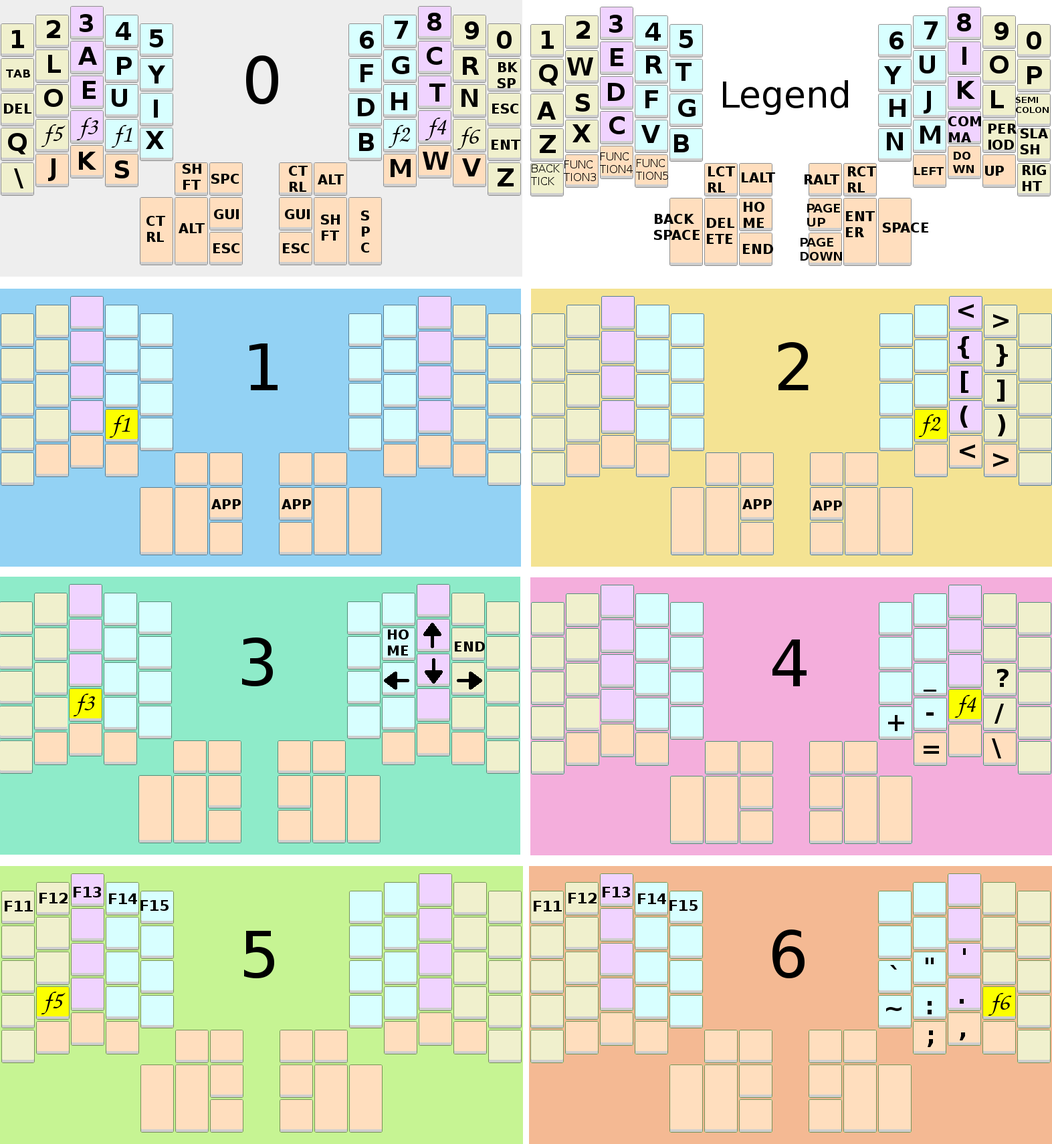
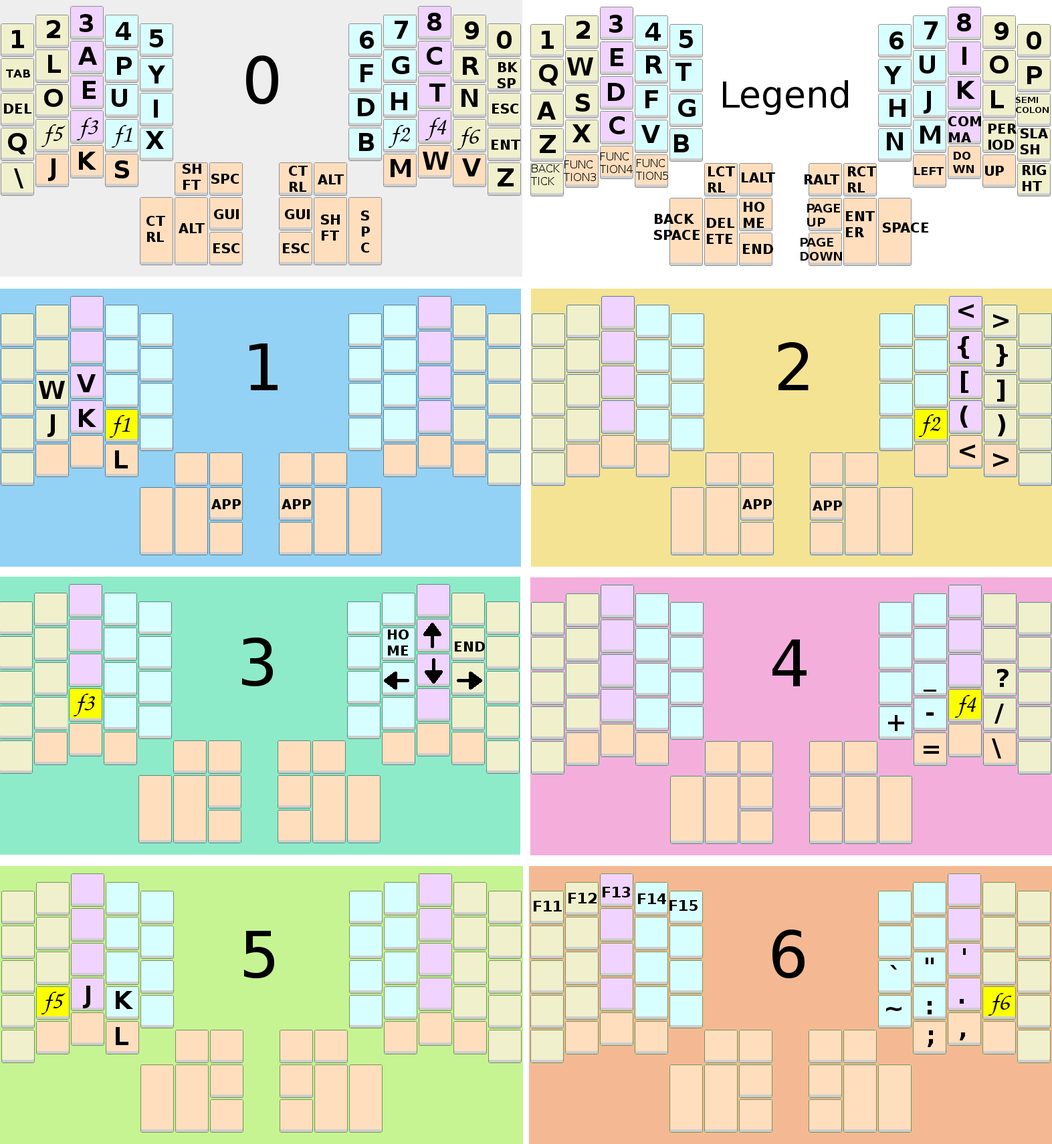
Comparing the layer stacks of the two w=1052, h=1144 images. Changes:
added layer "V #2" in group "Group 1" over [76, 374, 96, 393]
added layer "W #2" in group "Group 1" over [38, 381, 65, 400]
added layer "J #3" in group "Group 1" over [47, 414, 55, 438]
added layer "K #3" in group "Group 1" over [78, 409, 97, 428]
added layer "L #2" in group "Group 1" over [114, 450, 128, 469]
removed layer "F11" from group "Group 5" over [4, 901, 33, 912]
removed layer "F12" from group "Group 5" over [39, 893, 68, 904]
removed layer "F13" from group "Group 5" over [73, 887, 101, 898]
removed layer "F14" from group "Group 5" over [108, 893, 138, 905]
removed layer "F15" from group "Group 5" over [140, 900, 169, 912]
added layer "K #2" in group "Group 5" over [115, 991, 134, 1010]
added layer "L #3" in group "Group 5" over [115, 1027, 129, 1046]
added layer "J #2" in group "Group 5" over [82, 985, 91, 1009]
